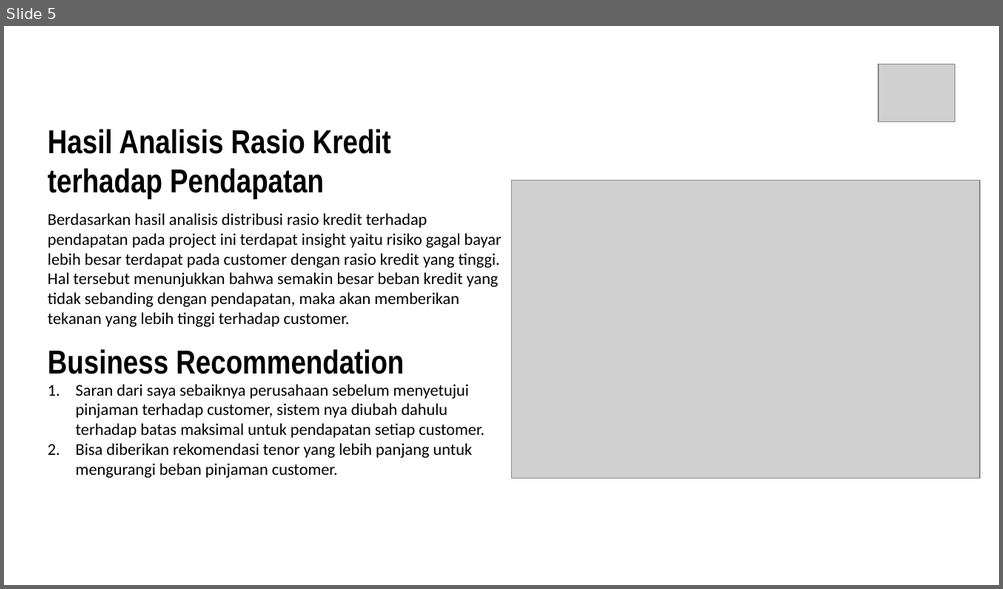
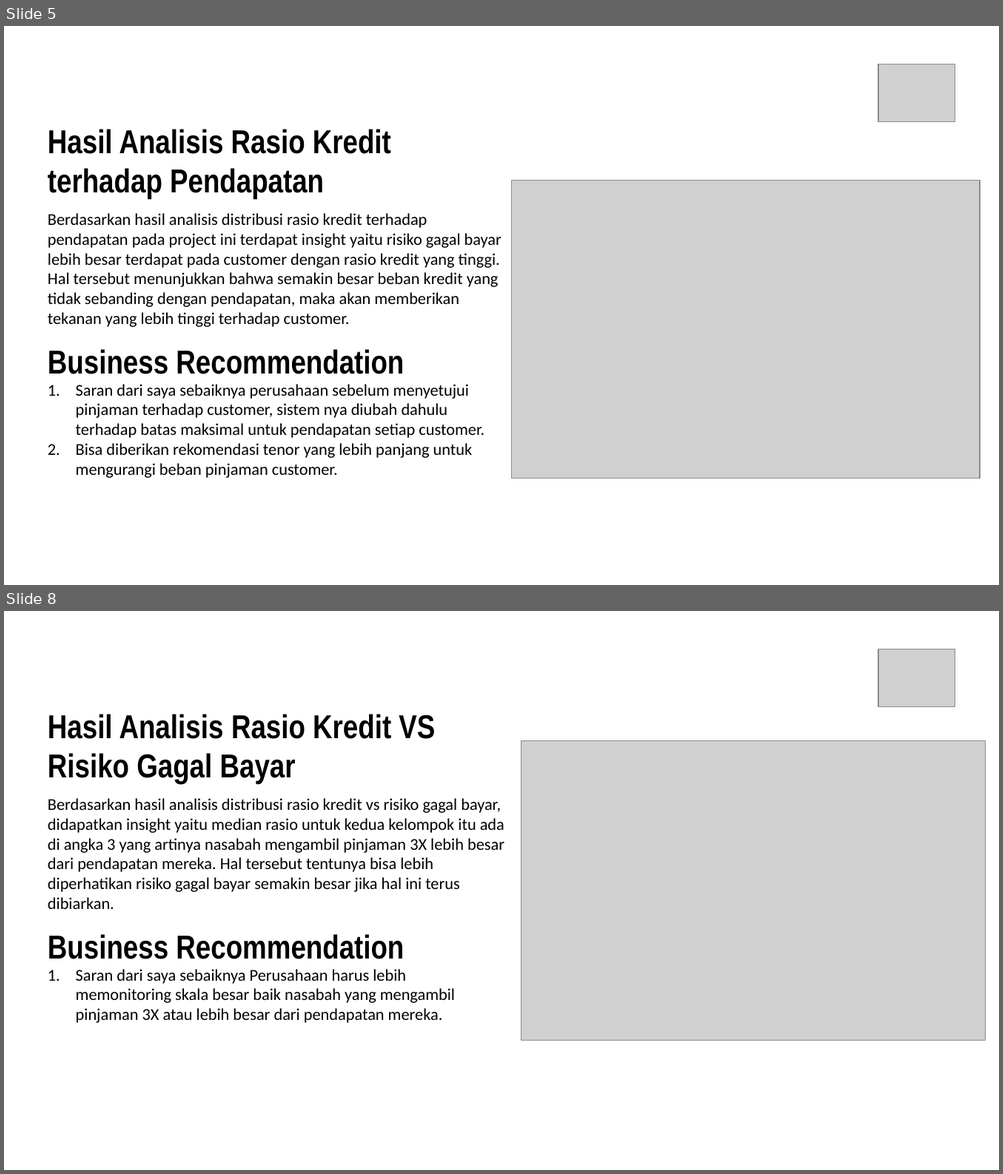
Before and after one commit to clexanp/Home-Credit-Scorecard-Model, a slide deck: PPT Final Project Home Credit Scoring_Raihan Azhar Rafi.pptx. Shown one above the other, each under a label of ours: slide 5 before the commit, slides 5 and 8 after it; the slides between them are not shown. The pictures are 1003x589 and 1003x1174 pixels, drawn with LibreOffice and Linux fonts; fonts in the diff are those of the drawing; grey boxes stand for pictures. Boxes give left, top, right and bottom in pixels: in the first picture for what was removed or moved away, otherwise in the second. Text is boxed around its words. In the diff, an @@ line names an element or a change of style, - is before the commit and + after.

```diff
--- a/PPT Final Project Home Credit Scoring_Raihan Azhar Rafi.pptx
+++ b/PPT Final Project Home Credit Scoring_Raihan Azhar Rafi.pptx
@@ slide 8 added at [4,611,999,1170], background #FFFFFF @@
@@ picture added at [879,649,956,706] @@
@@ text added at [48,714,435,785], 32 pt, text #000000, bold @@
+Hasil Analisis Rasio Kredit VS Risiko Gagal Bayar
@@ picture added at [521,741,985,1041] @@
@@ text added at [48,798,504,909], 16 pt, text #000000 @@
+Berdasarkan hasil analisis distribusi rasio kredit vs risiko gagal bayar, didapatkan insight yaitu median rasio untuk kedua kelompok itu ada di angka 3 yang artinya nasabah mengambil pinjaman 3X lebih besar dari pendapatan mereka. Hal tersebut tentunya bisa lebih diperhatikan risiko gagal bayar semakin besar jika hal ini terus dibiarkan.
@@ text added at [48,934,404,960], 32 pt, text #000000, bold @@
+Business Recommendation
@@ text added at [76,969,455,1023], 16 pt, text #000000 @@
+1. Saran dari saya sebaiknya Perusahaan harus lebih memonitoring skala besar baik nasabah yang mengambil pinjaman 3X atau lebih besar dari pendapatan mereka.
```
Also in this commit, not shown: 2 slides changed, 2 other slides added, 1 other file.
